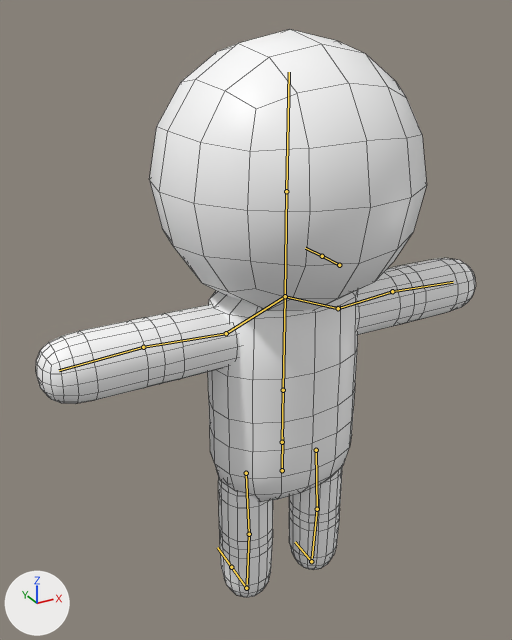
The FBX model Working/Person.fbx, before and after one commit.
Rendered twice from a 50 mm lens placed at (-0.0188, -0.0308, 0.0343), pointed at (-0.0017, 0.0002, 0.0188). Lighting does not change. The marker at lower left points along +X, +Y and +Z. The picture after the commit comes second. The bones that change, and the others that lie on the model, are drawn over the model as lines. Mesh edges are drawn as thin lines.

Names of what the first picture shows: 'Person.003'.
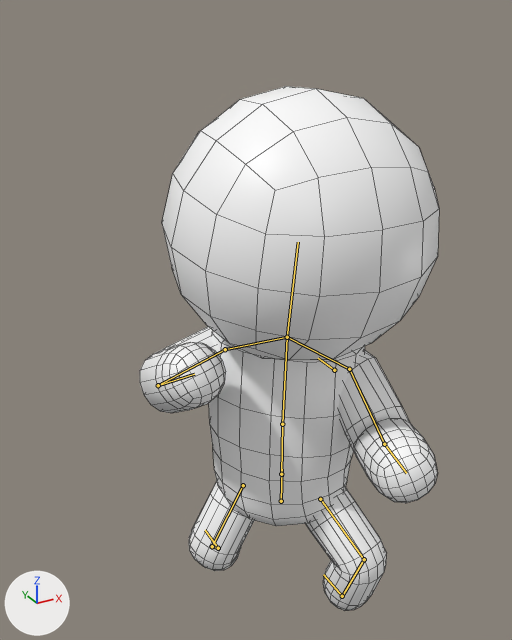
The newer file adds an action. The first version stands in its rest pose; the second is drawn at frame 10 of the action 'Skeleton|Unarmed Idle'.

What the commit changed:
Bone 'Hips' (bone_hips) moves from (0.0, 0.0, 0.0) to (0.0, -1.07, 0.0).
Bone 'Hips' (bone_hips) turns from (0, 0, 0) to (0, -44, 0) degrees about its own x, y and z.
Bone 'Chest' (bone_chest) turns from (0, 0, 0) to (2, 0, -2) degrees about its own x, y and z.
Bone 'UpperArm.L' (bone_upperarm_l) turns from (0, 0, 0) to (33, -18, -66) degrees about its own x, y and z.
Bone 'LowerArm.L' (bone_lowerarm_l) turns from (0, 0, 0) to (56, 0, 0) degrees about its own x, y and z.
Bone 'Head' (bone_head) turns from (0, 0, 0) to (6, 43, 0) degrees about its own x, y and z.
Bone 'UpperArm.R' (bone_upperarm_r) turns from (0, 0, 0) to (57, 8, 34) degrees about its own x, y and z.
Bone 'LowerArm.R' (bone_lowerarm_r) turns from (0, 0, 0) to (85, 0, 0) degrees about its own x, y and z.
Bone 'UpperLeg.L' (bone_upperleg_l) turns from (0, 0, 0) to (44, -54, 13) degrees about its own x, y and z.
Bone 'LowerLeg.L' (bone_lowerleg_l) turns from (0, 0, 0) to (-70, -1, -1) degrees about its own x, y and z.
Bone 'UpperLeg.R' (bone_upperleg_r) turns from (0, 0, 0) to (24, 4, -20) degrees about its own x, y and z.
Bone 'LowerLeg.R' (bone_lowerleg_r) turns from (0, 0, 0) to (-66, 0, 1) degrees about its own x, y and z.

Location of each change, [x1, y1, x2, y2] in pixels of the pictures (512 x 640 px):
'Person.003', posed (32% narrower, 8% shorter)
    before: [36, 29, 476, 597]
    after: [140, 86, 439, 611]
bone 'Hips', root to tip
    before: (282, 470) to (282, 437)
    after: (281, 501) to (282, 469)
bone 'Chest', root to tip
    before: (283, 390) to (285, 296)
    after: (282, 424) to (287, 337)
bone 'UpperArm.L', root to tip
    before: (338, 308) to (392, 291)
    after: (349, 369) to (384, 444)
bone 'LowerArm.L', root to tip
    before: (392, 291) to (453, 282)
    after: (384, 444) to (406, 473)
bone 'Head', root to tip
    before: (285, 296) to (286, 191)
    after: (287, 337) to (298, 242)
bone 'UpperArm.R', root to tip
    before: (226, 333) to (143, 347)
    after: (225, 349) to (158, 385)
bone 'LowerArm.R', root to tip
    before: (143, 347) to (59, 370)
    after: (158, 385) to (194, 374)
bone 'UpperLeg.L', root to tip
    before: (316, 450) to (317, 509)
    after: (320, 499) to (364, 559)
bone 'LowerLeg.L', root to tip
    before: (317, 509) to (312, 558)
    after: (364, 559) to (343, 594)
bone 'UpperLeg.R', root to tip
    before: (246, 473) to (249, 534)
    after: (243, 485) to (212, 546)
bone 'LowerLeg.R', root to tip
    before: (249, 534) to (247, 584)
    after: (212, 546) to (218, 548)
